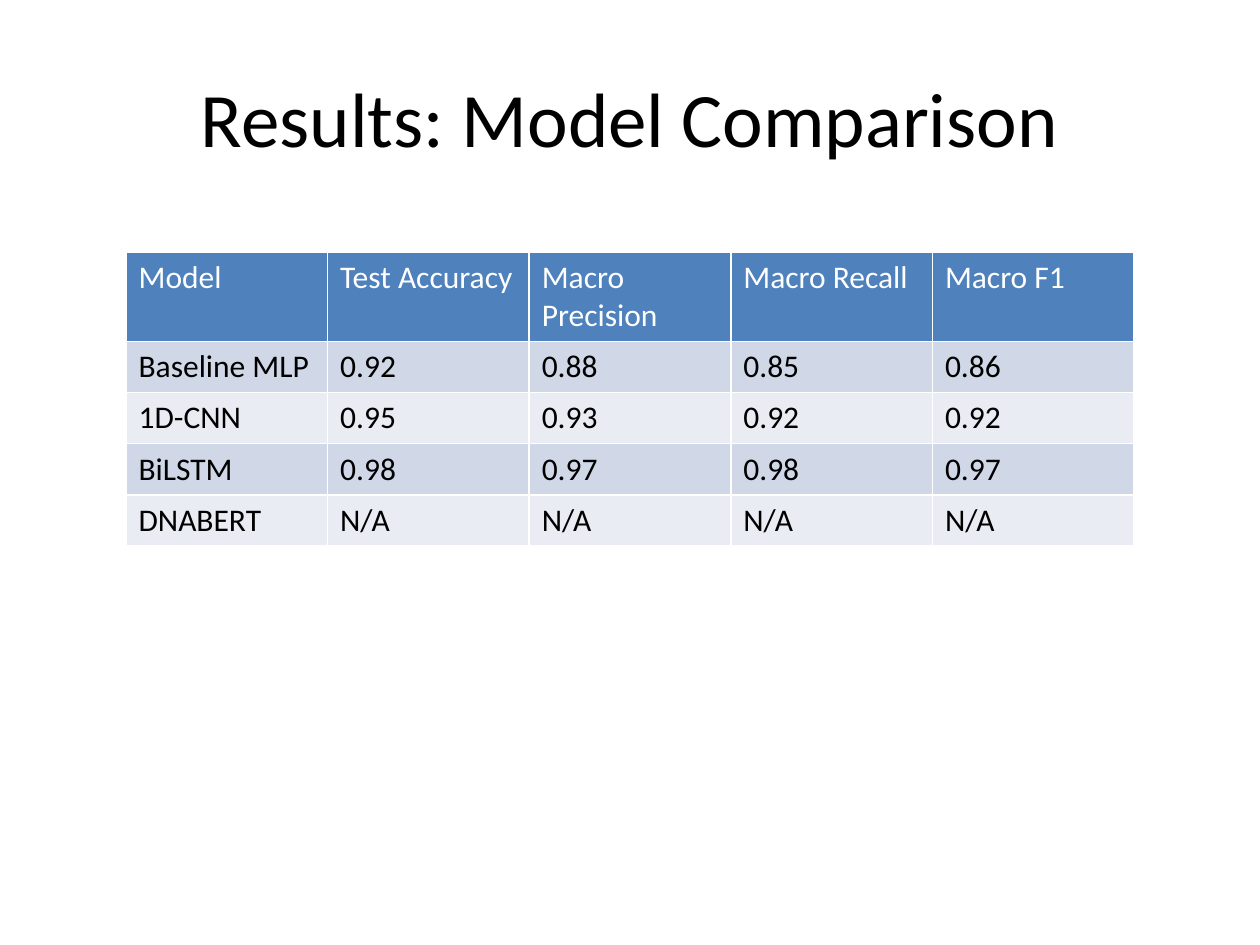
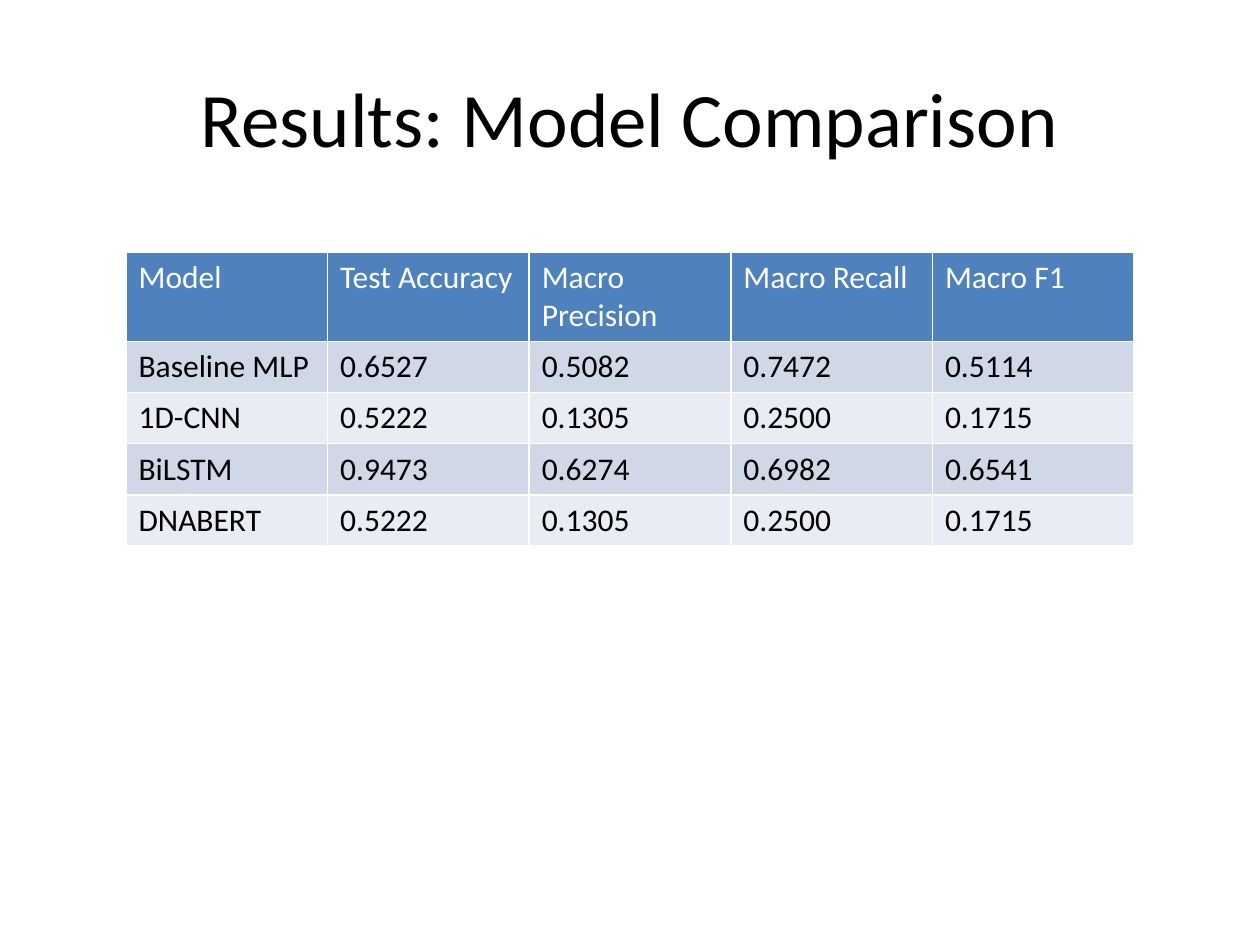
Before and after one commit to JNagawa/HIV_subtype_classifier_DeepLearning, a slide deck: slide 9 of reports/presentation.pptx. Drawn at 1260x945 pixels with LibreOffice and Linux fonts; fonts in the diff are those of the drawing. Boxes give left, top, right and bottom in pixels: in the first picture for what was removed or moved away, otherwise in the second. Text is boxed around its words. In the diff, an @@ line names an element or a change of style, - is before the commit and + after.

```diff
--- a/reports/presentation.pptx
+++ b/reports/presentation.pptx
@@ table at (x1=126, y1=252, x2=1134, y2=536) @@
-row 2: Baseline MLP | 0.92 | 0.88 | 0.85 | 0.86
+row 2: Baseline MLP | 0.6527 | 0.5082 | 0.7472 | 0.5114
-row 3: 1D-CNN | 0.95 | 0.93 | 0.92 | 0.92
+row 3: 1D-CNN | 0.5222 | 0.1305 | 0.2500 | 0.1715
-row 4: BiLSTM | 0.98 | 0.97 | 0.98 | 0.97
+row 4: BiLSTM | 0.9473 | 0.6274 | 0.6982 | 0.6541
-row 5: DNABERT | N/A | N/A | N/A | N/A
+row 5: DNABERT | 0.5222 | 0.1305 | 0.2500 | 0.1715
```
Also in this commit, not shown: 11 other slides changed, 1 slide added, 1 slide removed, 3 other files.
